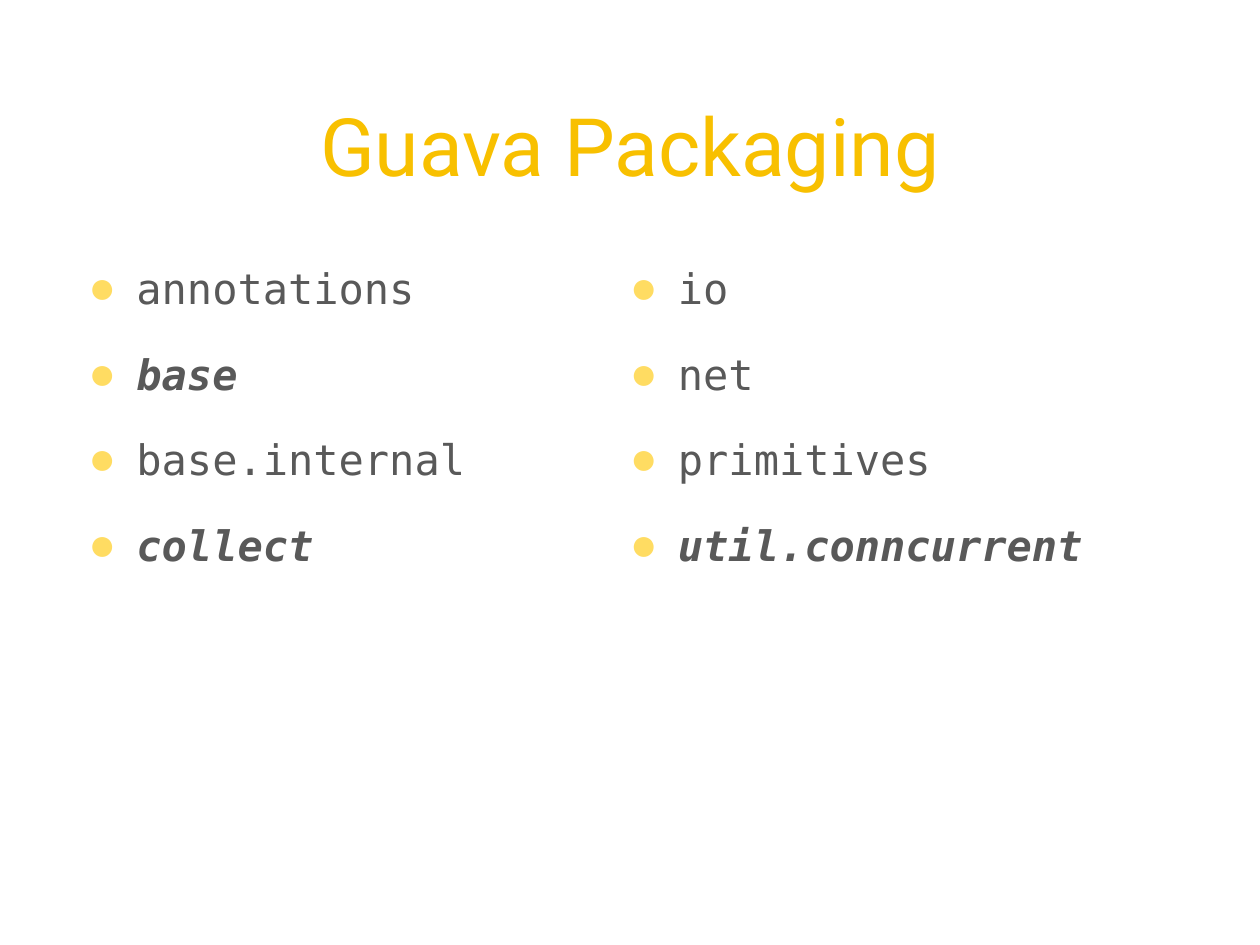
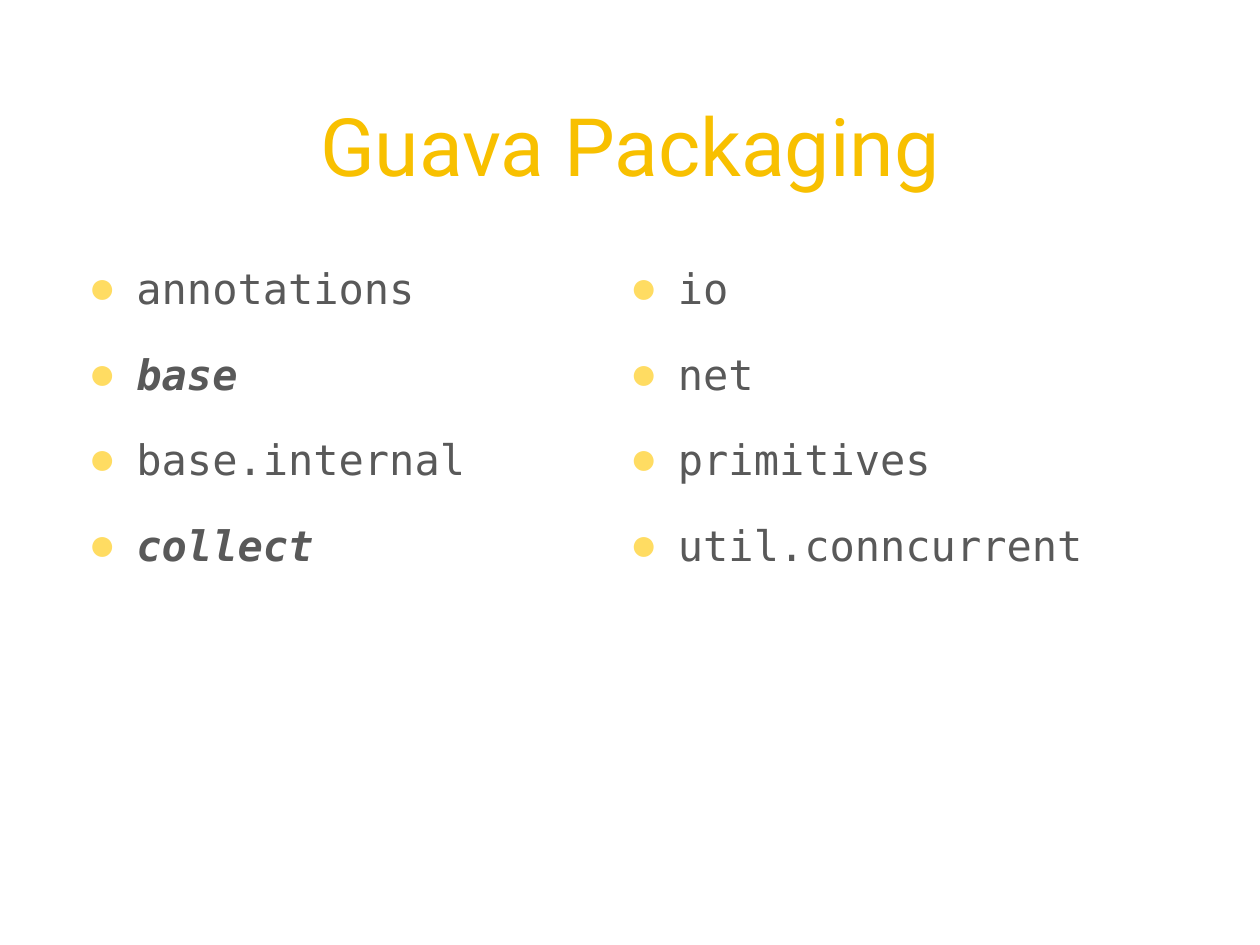
Before and after one commit to twoqubed/JavaMUG-Guava, a slide deck: slide 4 of JavaMUG - Guava.pptx. Drawn at 1260x945 pixels with LibreOffice and Linux fonts; fonts in the diff are those of the drawing; background and template pictures are left out. Boxes give left, top, right and bottom in pixels: in the first picture for what was removed or moved away, otherwise in the second. Text is boxed around its words. In the diff, an @@ line names an element or a change of style, - is before the commit and + after.

```diff
--- a/JavaMUG - Guava.pptx
+++ b/JavaMUG - Guava.pptx
@@ text at box(678, 529, 1083, 562): bold off, italic off in "util.conncurrent" @@
```
Also in this commit, not shown: 1 other slide changed, 2 slides added.
